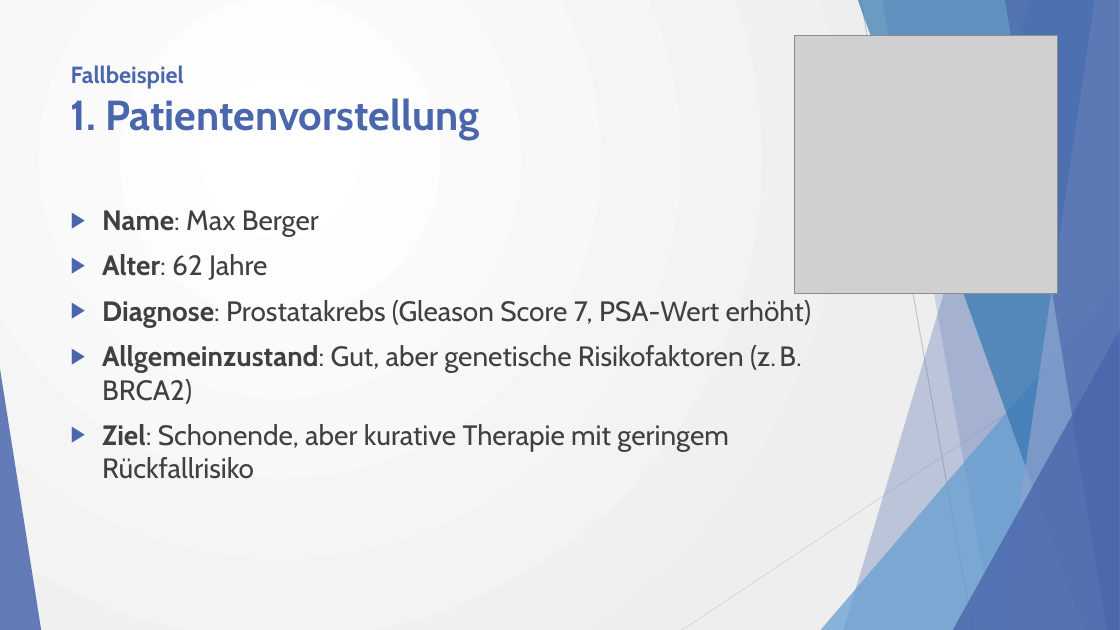
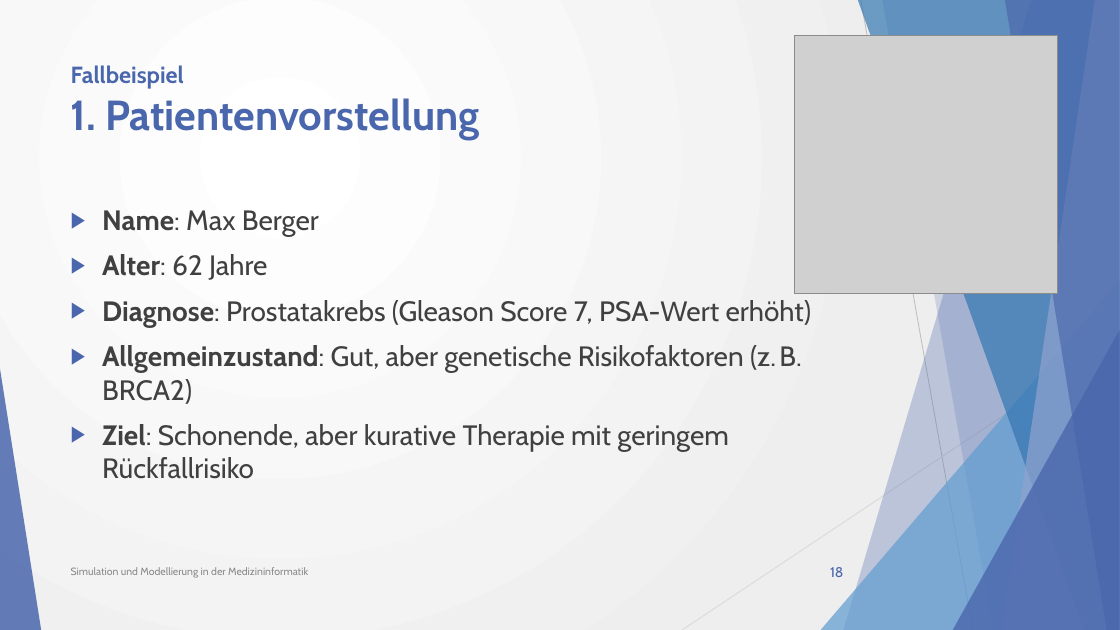
Before and after one commit to w0fl/w0fl, a slide deck: slide 18 of Simulation und Modellierung in der Medizininformatik_2.0.pptx. Drawn at 1120x630 pixels with LibreOffice and Linux fonts; fonts in the diff are those of the drawing; grey boxes stand for pictures. Boxes give left, top, right and bottom in pixels: in the first picture for what was removed or moved away, otherwise in the second. Text is boxed around its words. In the diff, an @@ line names an element or a change of style, - is before the commit and + after.

```diff
--- a/Simulation und Modellierung in der Medizininformatik_2.0.pptx
+++ b/Simulation und Modellierung in der Medizininformatik_2.0.pptx
@@ text added at <box>71,567,308,578</box>, 9 pt, text #8C8C8C @@
+Simulation und Modellierung in der Medizininformatik
@@ page number added at <box>830,567,843,577</box>, 12 pt, text #4A66AC @@
+18
```
Also in this commit, not shown: 22 other slides changed, 5 other files.
